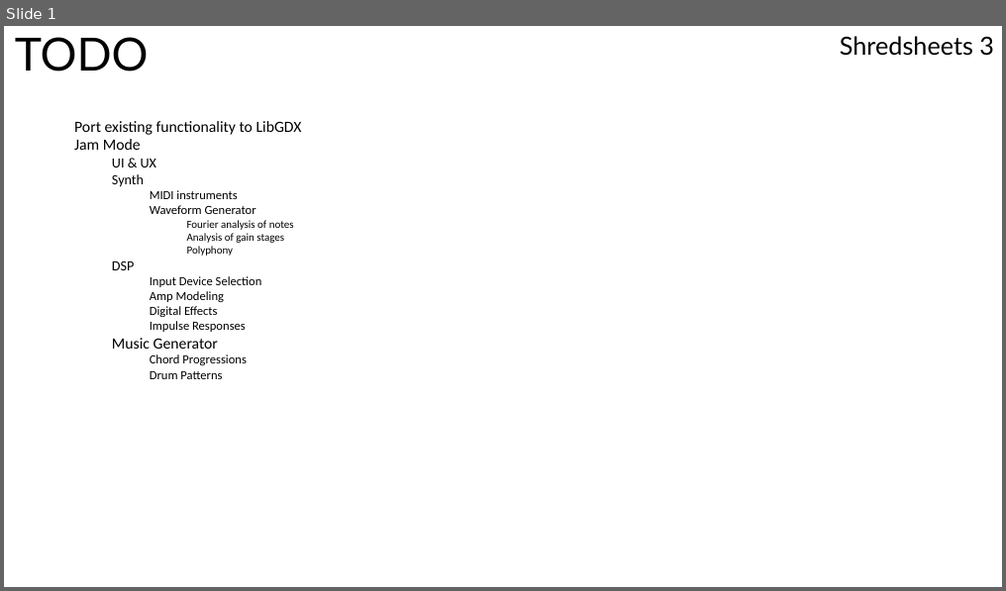
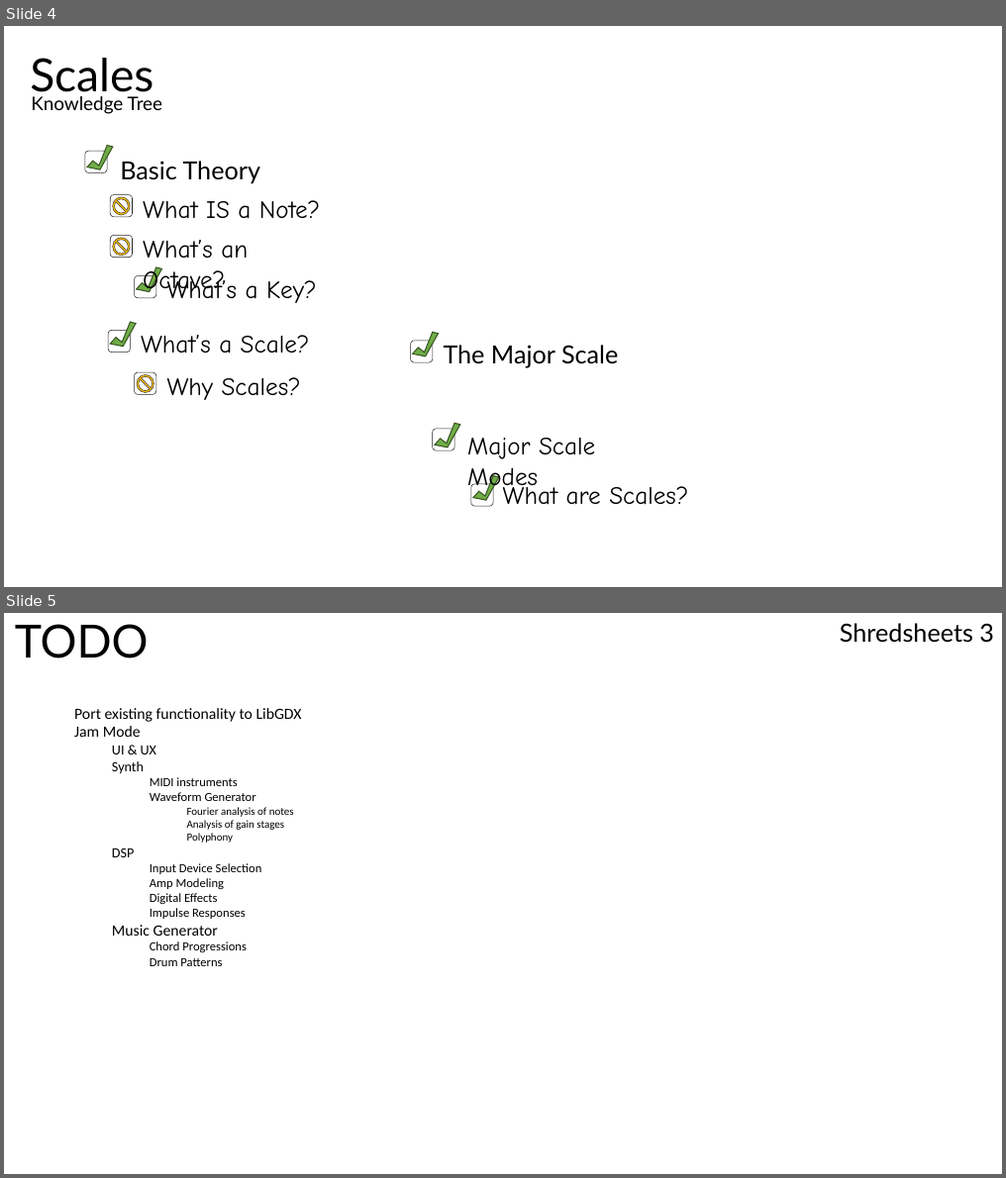
Before and after one commit to Adam-Carstensen/Shredsheets, a slide deck: Planning/Shredsheets 3 - Planning & System Design.pptx. Shown one above the other, each under a label of ours: slide 1 before the commit, slides 4 and 5 after it. The pictures are 1006x591 and 1006x1178 pixels, drawn with LibreOffice and Linux fonts; fonts in the diff are those of the drawing. Boxes give left, top, right and bottom in pixels: in the first picture for what was removed or moved away, otherwise in the second. Text is boxed around its words. In the diff, an @@ line names an element or a change of style, - is before the commit and + after.

```diff
--- a/Planning/Shredsheets 3 - Planning & System Design.pptx
+++ b/Planning/Shredsheets 3 - Planning & System Design.pptx
@@ slide 4 added at [4,26,1002,587], background #FFFFFF @@
@@ text added at [30,58,153,100], 44 pt, text #000000 @@
+Scales
@@ text added at [31,96,163,114], 18 pt, text #000000 @@
+Knowledge Tree
@@ freeform shape added at [87,141,113,173], fill #70AD47, outline #385723 1 pt @@
@@ rounded rectangle added at [85,151,107,173], outline #262626 0.5 pt @@
@@ text added at [120,161,261,183], 24 pt, text #000000 @@
+Basic Theory
@@ rounded rectangle added at [110,195,132,217], outline #262626 0.5 pt @@
@@ no-entry sign added at [113,197,130,215], fill #FFC000, outline #404040 0.5 pt @@
@@ text added at [143,200,320,219], 24 pt, text #000000 @@
+What IS a Note?
@@ rounded rectangle added at [110,236,132,258], outline #262626 0.5 pt @@
@@ no-entry sign added at [113,238,130,256], fill #FFC000, outline #404040 0.5 pt @@
@@ text added at [143,240,248,296], 24 pt, text #000000 @@
+What’s an Octave?
@@ rounded rectangle added at [135,276,156,297], outline #262626 0.5 pt @@
@@ freeform shape added at [137,264,162,295], fill #70AD47, outline #385723 1 pt @@
@@ text added at [167,277,317,303], 24 pt, text #000000 @@
+What’s a Key?
@@ freeform shape added at [111,317,137,350], fill #70AD47, outline #385723 1 pt @@
@@ rounded rectangle added at [108,331,130,353], outline #262626 0.5 pt @@
@@ text added at [141,335,310,354], 24 pt, text #000000 @@
+What’s a Scale?
@@ rounded rectangle added at [411,341,433,363], outline #262626 0.5 pt @@
@@ freeform shape added at [413,328,439,360], fill #70AD47, outline #385723 1 pt @@
@@ text added at [444,345,618,368], 24 pt, text #000000 @@
+The Major Scale
@@ rounded rectangle added at [135,372,156,394], outline #262626 0.5 pt @@
@@ no-entry sign added at [137,374,153,393], fill #FFC000, outline #404040 0.5 pt @@
@@ text added at [167,377,301,400], 24 pt, text #000000 @@
+Why Scales?
@@ rounded rectangle added at [433,429,453,451], outline #262626 0.5 pt @@
@@ freeform shape added at [435,419,460,452], fill #70AD47, outline #385723 1 pt @@
@@ text added at [467,438,595,493], 24 pt, text #000000 @@
+Major Scale Modes
@@ rounded rectangle added at [471,484,493,506], outline #262626 0.5 pt @@
@@ freeform shape added at [473,472,499,504], fill #70AD47, outline #385723 1 pt @@
@@ text added at [503,483,688,505], 24 pt, text #000000 @@
+What are Scales?
@@ what was slide 1 is now slide 5 @@
```
Also in this commit, not shown: 3 other slides added.
